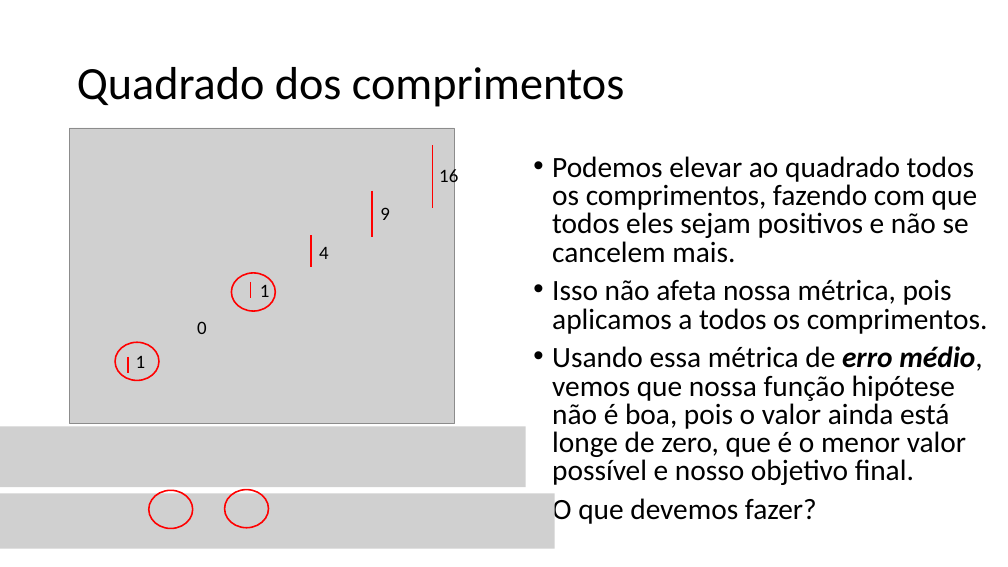
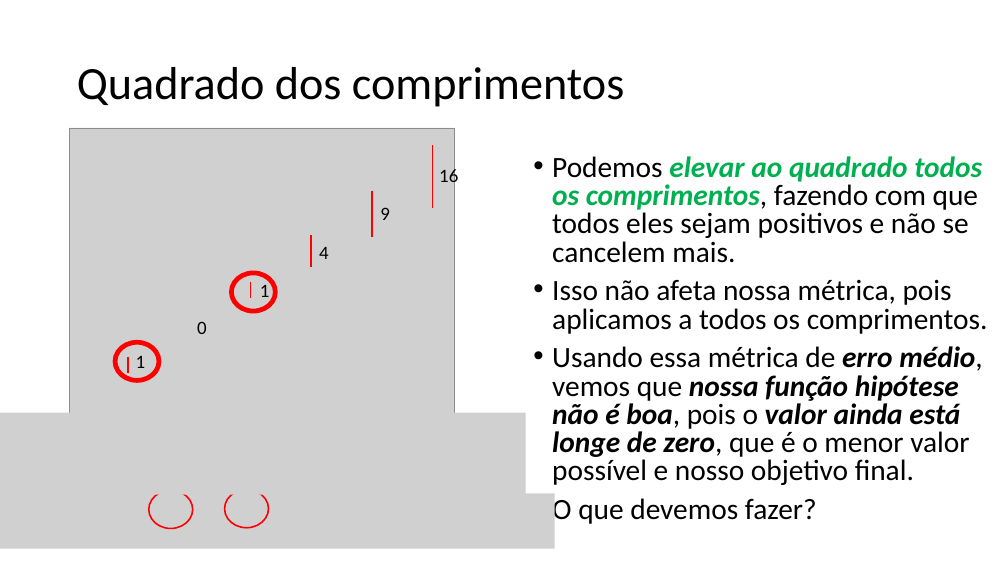
Before and after one commit to zz4fap/tp557-iot-ml, a slide deck: slide 10 of slides/TP557_5_Medindo_a_precisão_de_um_modelo_de_ML.pptx. Drawn at 1008x567 pixels with LibreOffice and Linux fonts; fonts in the diff are those of the drawing; grey boxes stand for pictures. Boxes give left, top, right and bottom in pixels: in the first picture for what was removed or moved away, otherwise in the second. Text is boxed around its words. In the diff, an @@ line names an element or a change of style, - is before the commit and + after.

```diff
--- a/slides/TP557_5_Medindo_a_precisão_de_um_modelo_de_ML.pptx
+++ b/slides/TP557_5_Medindo_a_precisão_de_um_modelo_de_ML.pptx
@@ text at box(552, 156, 983, 485): text colour #000000 to #00B050 in "elevar ao quadrado todos os comprimentos,"; bold on, italic on in "elevar ao quadrado todos os comprimentos,", "nossa função hipótese não é boa, valor ..." @@
@@ ellipse at box(231, 273, 275, 311): outline #FF0000 1.5 pt to #FF0000 4.5 pt @@
@@ ellipse at box(115, 343, 159, 380): outline #FF0000 1.5 pt to #FF0000 4.5 pt @@
@@ picture: place and size @@
-picture at box(0, 426, 526, 488)
+picture at box(0, 413, 526, 495)
```
Also in this commit, not shown: 14 other slides changed, 7 slides added, 1 other file.
